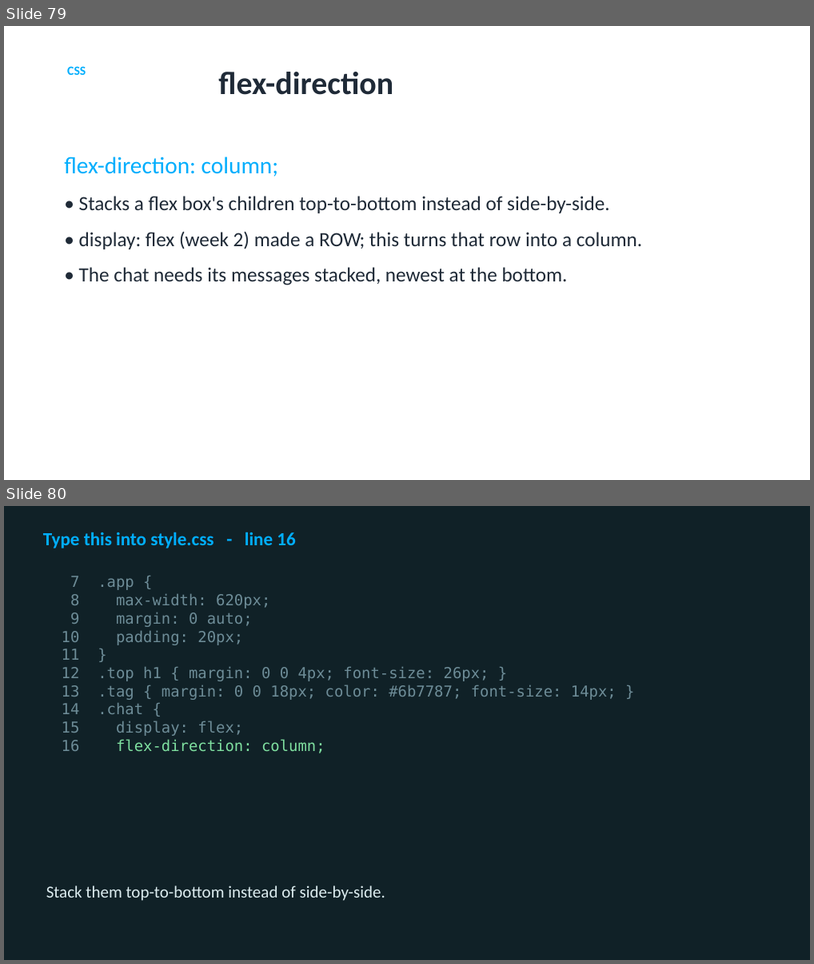
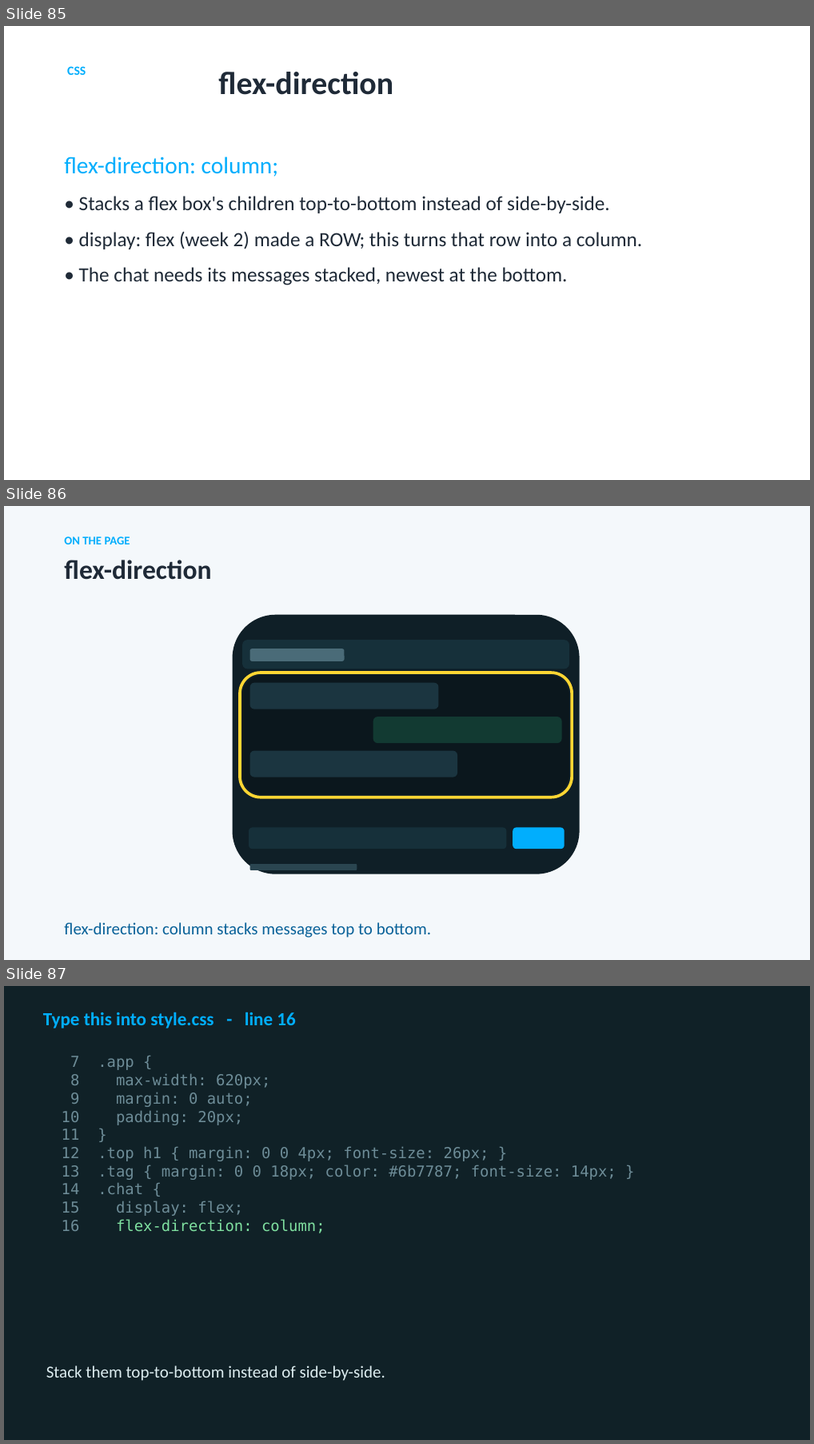
Before and after one commit to utgapps/utgapps.github.io, a slide deck: ai101/slides/week-07.pptx. Shown one above the other, each under a label of ours: slides 79 and 80 before the commit, slides 85, 86 and 87 after it. The pictures are 814x964 and 814x1444 pixels, drawn with LibreOffice and Linux fonts; fonts in the diff are those of the drawing. Boxes give left, top, right and bottom in pixels: in the first picture for what was removed or moved away, otherwise in the second. Text is boxed around its words. In the diff, an @@ line names an element or a change of style, - is before the commit and + after.

```diff
--- a/ai101/slides/week-07.pptx
+++ b/ai101/slides/week-07.pptx
@@ slide 86 added at bbox=[4, 506, 810, 960], background #F4F8FB @@
@@ text added at bbox=[64, 536, 130, 544], 14 pt, text #01AEFD, bold @@
+ON THE PAGE
@@ text added at bbox=[64, 560, 211, 580], 32 pt, text #1F2A37, bold @@
+flex-direction
@@ rounded rectangle added at bbox=[233, 615, 580, 874], fill #0F1F27 @@
@@ rounded rectangle added at bbox=[242, 640, 570, 668], fill #16303A @@
@@ rounded rectangle added at bbox=[250, 648, 345, 661], fill #4A6B78 @@
@@ rounded rectangle added at bbox=[240, 672, 572, 797], outline #FFD633 3.5 pt @@
@@ rounded rectangle added at bbox=[242, 675, 570, 795], fill #0B171D @@
@@ rounded rectangle added at bbox=[250, 683, 439, 709], fill #1B3540 @@
@@ rounded rectangle added at bbox=[374, 716, 562, 743], fill #123A32 @@
@@ rounded rectangle added at bbox=[250, 751, 458, 777], fill #1B3540 @@
@@ rounded rectangle added at bbox=[249, 828, 506, 848], fill #16303A @@
@@ rounded rectangle added at bbox=[514, 828, 565, 848], fill #01AEFD @@
@@ rounded rectangle added at bbox=[250, 864, 358, 869], fill #2A4550 @@
@@ text added at bbox=[64, 922, 431, 937], 20 pt, text #0A6299 @@
+flex-direction: column stacks messages top to bottom.
@@ what was slide 79 is now slide 85 @@
@@ what was slide 80 is now slide 87 @@
```
Also in this commit, not shown: 8 other slides added, 32 other files.
